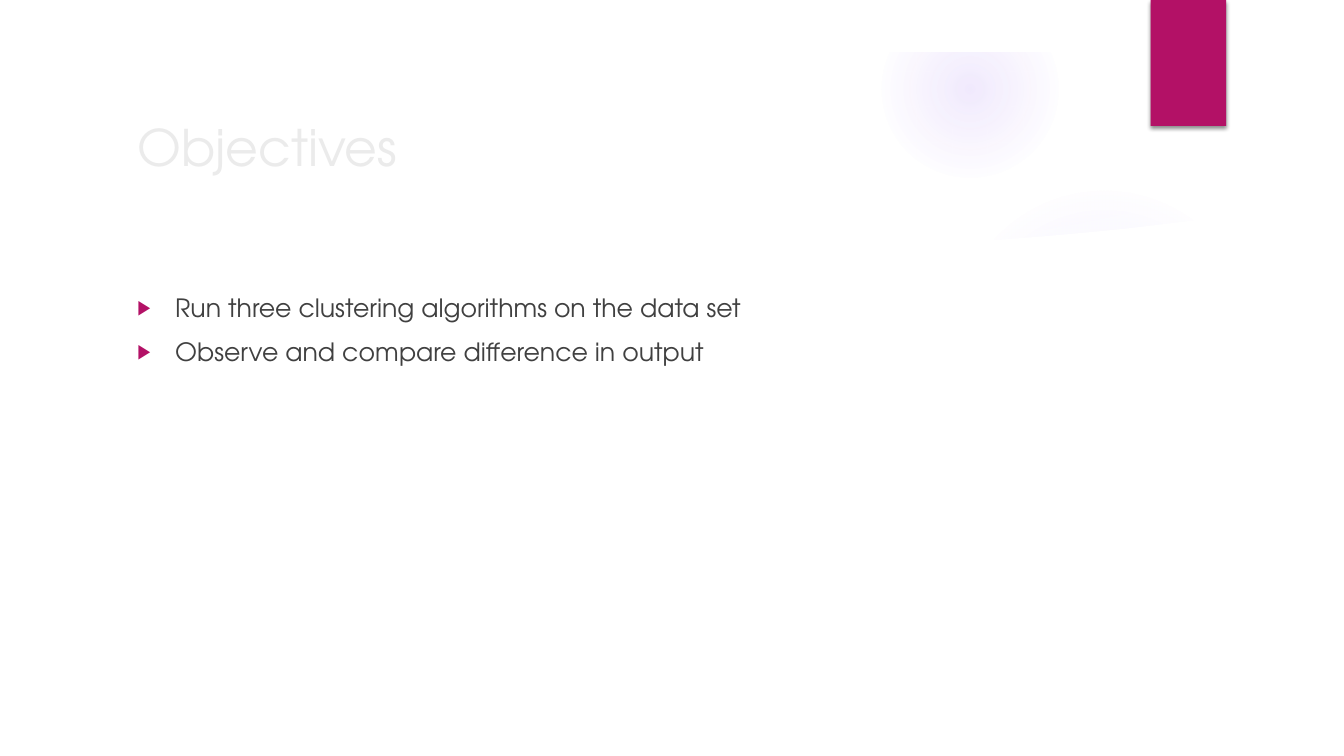
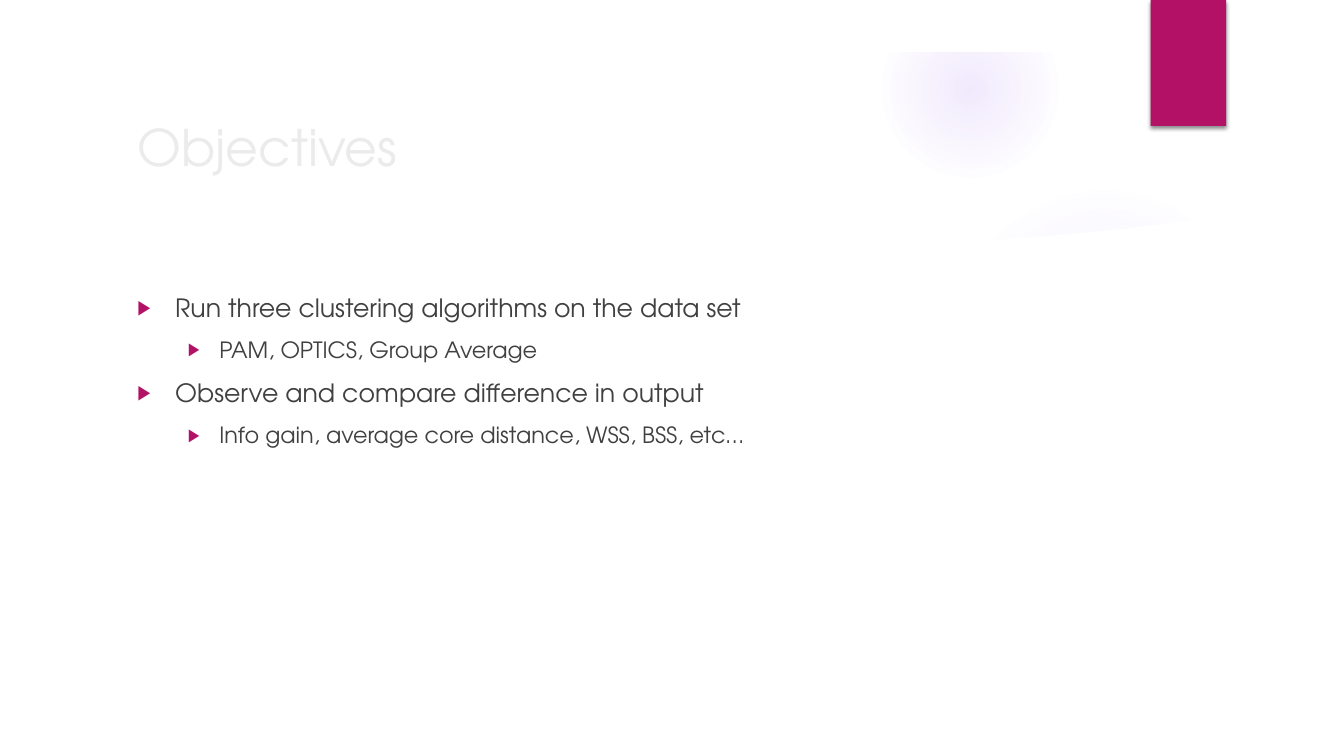
Before and after one commit to Austhyma/DataMining_Project, a slide deck: slide 2 of FinalPresentation.pptx. Drawn at 1344x756 pixels with LibreOffice and Linux fonts; fonts in the diff are those of the drawing; background and template pictures are left out. Boxes give left, top, right and bottom in pixels: in the first picture for what was removed or moved away, otherwise in the second. Text is boxed around its words. In the diff, an @@ line names an element or a change of style, - is before the commit and + after.

Commit message:
presentation

```diff
--- a/FinalPresentation.pptx
+++ b/FinalPresentation.pptx
@@ text at (219, 341, 537, 363): paragraph added @@
+  ▶ PAM, OPTICS, Group Average
@@ text at (219, 426, 744, 448): paragraph added @@
+  ▶ Info gain, average core distance, WSS, BSS, etc…
```
Also in this commit, not shown: 3 other slides changed, 1 slide removed.
